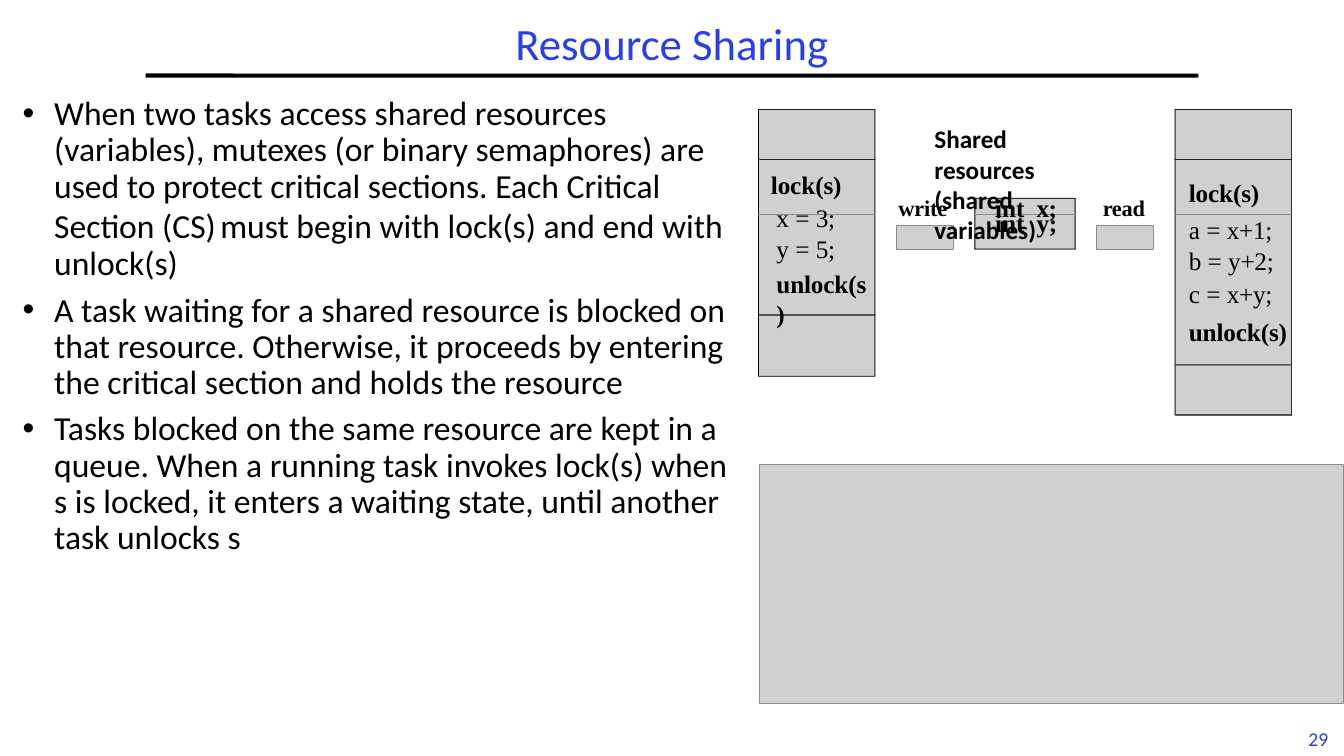
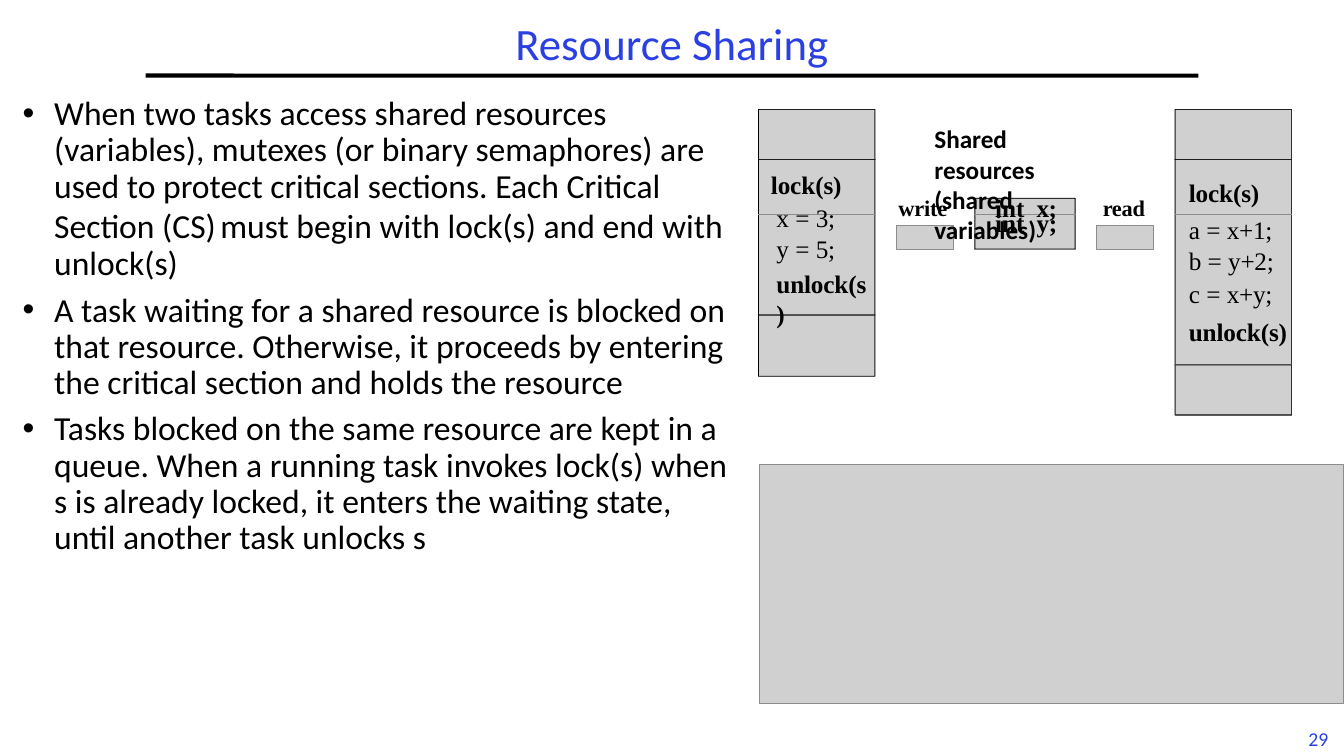
Before and after one commit to guhofstra/CSC256Fa25, a slide deck: slide 29 of PPTs/L6-RTScheduling II.pptx. Drawn at 1344x756 pixels with LibreOffice and Linux fonts; fonts in the diff are those of the drawing; grey boxes stand for pictures. Boxes give left, top, right and bottom in pixels: in the first picture for what was removed or moved away, otherwise in the second. Text is boxed around its words. In the diff, an @@ line names an element or a change of style, - is before the commit and + after.

```diff
--- a/PPTs/L6-RTScheduling II.pptx
+++ b/PPTs/L6-RTScheduling II.pptx
@@ text at box(54, 416, 727, 550): text changed @@
-• Tasks blocked on the same resource are kept in a queue. When a running task invokes lock(s) when s is locked, it enters a waiting state, until another task unlocks s
+• Tasks blocked on the same resource are kept in a queue. When a running task invokes lock(s) when s is already locked, it enters the waiting state, until another task unlocks s
```
Also in this commit, not shown: 4 other slides changed, 1 slide removed, 3 other files.
